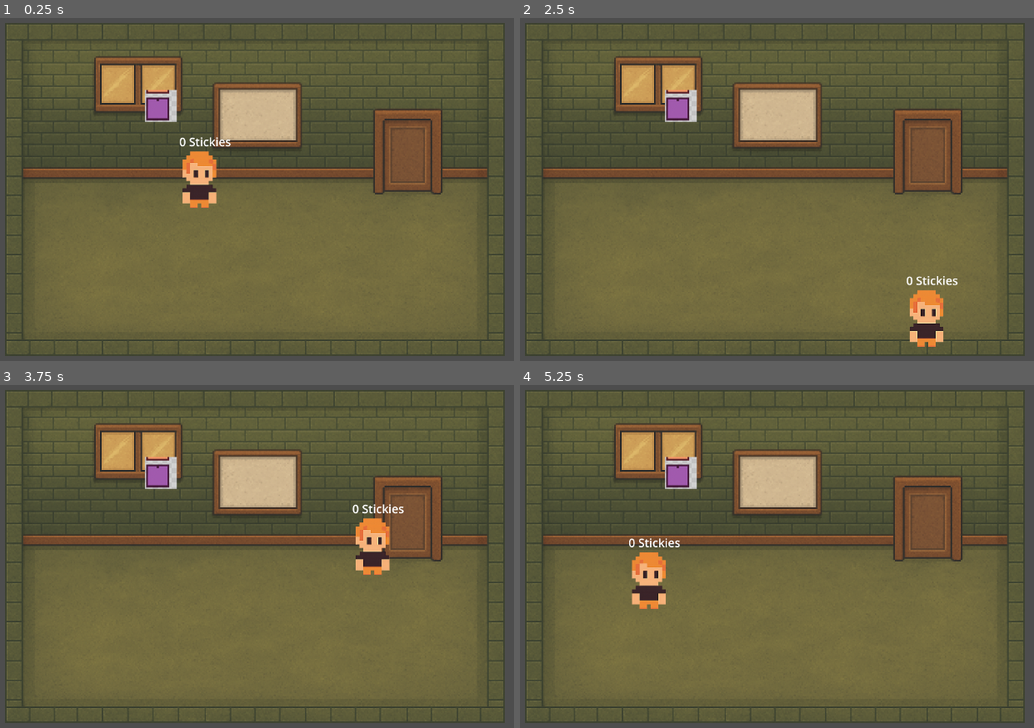
Above: before the commit, frames 1-4 (two rows, left to right).
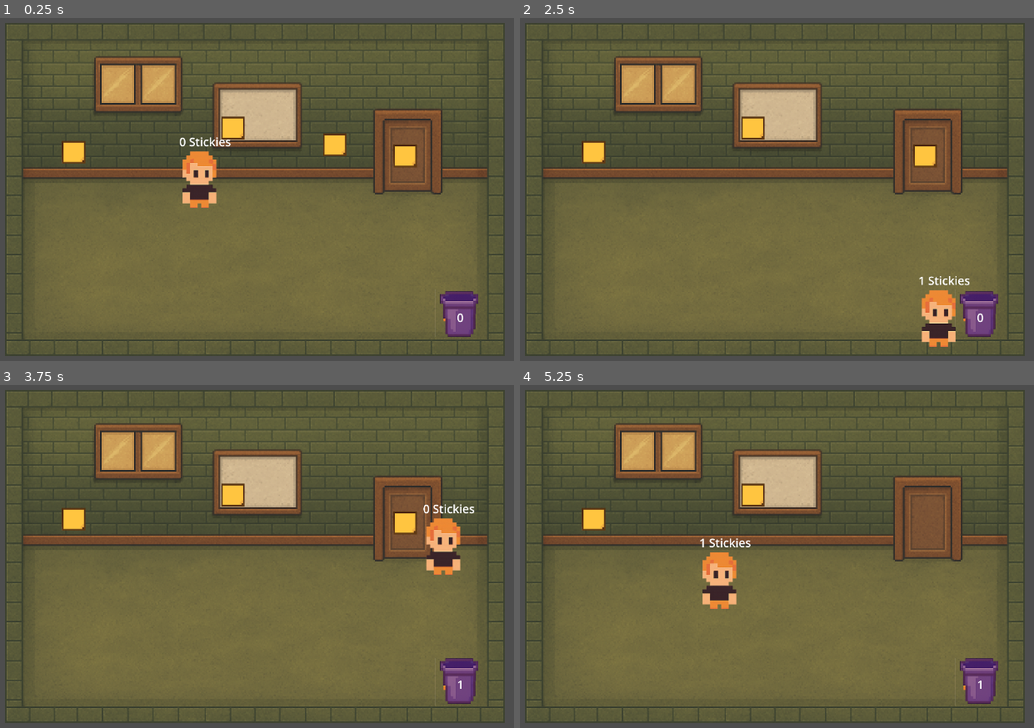
Above: after the commit, the same moments.

Repository: heimeshoff/ComoCamp-25-GameJam
Game: Godot game, scene res://game.tscn
The game is run twice, just before and just after one commit, with the same random seed, the same clock (stepped at 60 frames per second) and the same inputs.
Inputs:
- Up to frame 1 (0.25 s): no input
- Up to frame 2 (2.5 s): tap Enter at 0.5 s; hold Right (ui_right) 0.53-1.28 s; hold Down (ui_down) 1.28-2.03 s; hold Right (ui_right) from 2.03 s (still down)
- Up to frame 3 (3.75 s): release Right (ui_right) at 2.78 s; hold Up (ui_up) 2.78-3.53 s; hold Left (ui_left) from 3.53 s (still down)
- Up to frame 4 (5.25 s): release Left (ui_left) at 5.03 s; hold Down (ui_down) from 5.03 s (still down)

The runs differ from the first frame. In frame 1, 2.6% of the frame differs, in the area x 11-94%, y 20-93%; in frame 2, 3.5%; in frame 3, 4.4%; in frame 4, 4.2%.

Commit message:
Collect Stickies and gain Coins

Diff:
--- a/comocamp-25-gamejam/game.tscn
+++ b/comocamp-25-gamejam/game.tscn
@@ -1,17 +1,20 @@
-[gd_scene load_steps=12 format=3 uid="uid://dp3182scl32d"]
+[gd_scene load_steps=20 format=3 uid="uid://dp3182scl32d"]
 
 [ext_resource type="Texture2D" uid="uid://dpd6t0xb1di1f" path="res://media/empty_conference_room.png" id="1_e2o6t"]
 [ext_resource type="Script" uid="uid://cufy0tuq81tpi" path="res://player.gd" id="2_feb5d"]
 [ext_resource type="Texture2D" uid="uid://41s6frms1lml" path="res://media/character.png" id="3_feb5d"]
-[ext_resource type="Texture2D" uid="uid://dd2wjnei5f76a" path="res://media/9_stickies.png" id="4_fc0e3"]
+[ext_resource type="Texture2D" uid="uid://b6j0guotirt1k" path="res://media/yellow_sticky.png" id="4_fc0e3"]
+[ext_resource type="Texture2D" uid="uid://b0vjmb1207jg1" path="res://media/equipment_01.png" id="5_7jktm"]
+[ext_resource type="Script" uid="uid://u2ahlv7xupw0" path="res://trashcan.gd" id="5_ryrav"]
+[ext_resource type="Texture2D" uid="uid://chv4e1ir12gjj" path="res://media/comocamp_coin_pixel_art.png" id="7_eow3j"]
 
 [sub_resource type="RectangleShape2D" id="RectangleShape2D_feb5d"]
 resource_local_to_scene = true
-size = Vector2(1018.31, 312.889)
+size = Vector2(1507.56, 438.045)
 
 [sub_resource type="RectangleShape2D" id="RectangleShape2D_fc0e3"]
 resource_local_to_scene = true
-size = Vector2(1018.31, 73.9556)
+size = Vector2(1513.24, 73.9556)
 
 [sub_resource type="RectangleShape2D" id="RectangleShape2D_7jktm"]
 resource_local_to_scene = true
@@ -25,9 +28,53 @@
 
 [sub_resource type="Theme" id="Theme_fc0e3"]
 
+[sub_resource type="CircleShape2D" id="CircleShape2D_ryrav"]
+radius = 105.7
+
 [sub_resource type="RectangleShape2D" id="RectangleShape2D_ryrav"]
 size = Vector2(248, 248)
 
+[sub_resource type="CircleShape2D" id="CircleShape2D_7jktm"]
+radius = 76.99
+
+[sub_resource type="Animation" id="Animation_eow3j"]
+resource_name = "coin"
+length = 0.833342
+step = 0.0833333
+tracks/0/type = "value"
+tracks/0/imported = false
+tracks/0/enabled = true
+tracks/0/path = NodePath("Coin:position")
+tracks/0/interp = 1
+tracks/0/loop_wrap = true
+tracks/0/keys = {
+"times": PackedFloat32Array(0, 0.347079, 0.833342),
+"transitions": PackedFloat32Array(1, 1, 1),
+"update": 0,
+"values": [Vector2(1600, 1248), Vector2(1592, 992), Vector2(1600, 1256)]
+}
+
+[sub_resource type="Animation" id="Animation_j5wjh"]
+length = 0.001
+tracks/0/type = "value"
+tracks/0/imported = false
+tracks/0/enabled = true
+tracks/0/path = NodePath("Coin:position")
+tracks/0/interp = 1
+tracks/0/loop_wrap = true
+tracks/0/keys = {
+"times": PackedFloat32Array(0),
+"transitions": PackedFloat32Array(1),
+"update": 0,
+"values": [Vector2(1600, 1248)]
+}
+
+[sub_resource type="AnimationLibrary" id="AnimationLibrary_vef74"]
+_data = {
+&"RESET": SubResource("Animation_j5wjh"),
+&"coin": SubResource("Animation_eow3j")
+}
+
 [node name="Game" type="Node2D"]
 
 [node name="Room" type="StaticBody2D" parent="."]
@@ -38,26 +85,27 @@
 texture = ExtResource("1_e2o6t")
 
 [node name="CollisionShape2D" type="CollisionShape2D" parent="Room"]
-position = Vector2(716, 228)
+position = Vector2(724, 316)
 scale = Vector2(1.40625, 1.40625)
 shape = SubResource("RectangleShape2D_feb5d")
 
 [node name="CollisionShape2D2" type="CollisionShape2D" parent="Room"]
-position = Vector2(736, 1452)
+position = Vector2(728, 1452)
 scale = Vector2(1.40625, 1.40625)
 shape = SubResource("RectangleShape2D_fc0e3")
 
 [node name="CollisionShape2D3" type="CollisionShape2D" parent="Room"]
-position = Vector2(1486, 742)
+position = Vector2(1800, 728)
 scale = Vector2(1.40625, 1.40625)
 shape = SubResource("RectangleShape2D_7jktm")
 
 [node name="CollisionShape2D4" type="CollisionShape2D" parent="Room"]
-position = Vector2(-47.9999, 752)
+position = Vector2(-344, 752)
 scale = Vector2(1.40625, 1.40625)
 shape = SubResource("RectangleShape2D_7jktm")
 
 [node name="Player" type="CharacterBody2D" parent="."]
+unique_name_in_owner = true
 z_index = 20
 position = Vector2(456, 640)
 script = ExtResource("2_feb5d")
@@ -87,6 +135,13 @@
 theme_override_font_sizes/font_size = 50
 text = "0 Sticky"
 
+[node name="Dump" type="Area2D" parent="Player"]
+collision_mask = 4
+
+[node name="CollisionShape2D" type="CollisionShape2D" parent="Player/Dump"]
+position = Vector2(16, 16)
+shape = SubResource("CircleShape2D_ryrav")
+
 [node name="Camera2D" type="Camera2D" parent="."]
 position = Vector2(744, 688)
 zoom = Vector2(0.4, 0.4)
@@ -94,18 +149,90 @@
 [node name="Sticky Notes" type="Node2D" parent="."]
 
 [node name="StickyNote" type="StaticBody2D" parent="Sticky Notes"]
-position = Vector2(312, 352)
+position = Vector2(624, 448)
 scale = Vector2(0.4, 0.4)
 collision_layer = 2
 
 [node name="Sprite2D" type="Sprite2D" parent="Sticky Notes/StickyNote"]
-texture = ExtResource("4_fc0e3")
+scale = Vector2(4, 4)
+texture = ExtResource("4_fc0e3")
+
+[node name="CollisionShape2D" type="CollisionShape2D" parent="Sticky Notes/StickyNote"]
+position = Vector2(-1.90735e-05, 1.90735e-05)
+shape = SubResource("RectangleShape2D_ryrav")
+
+[node name="StickyNote2" type="StaticBody2D" parent="Sticky Notes"]
+position = Vector2(1064, 520)
+scale = Vector2(0.4, 0.4)
+collision_layer = 2
+
+[node name="Sprite2D" type="Sprite2D" parent="Sticky Notes/StickyNote2"]
+scale = Vector2(4, 4)
+texture = ExtResource("4_fc0e3")
+
+[node name="CollisionShape2D" type="CollisionShape2D" parent="Sticky Notes/StickyNote2"]
+position = Vector2(-1.90735e-05, 1.90735e-05)
+shape = SubResource("RectangleShape2D_ryrav")
+
+[node name="StickyNote3" type="StaticBody2D" parent="Sticky Notes"]
+position = Vector2(-63.9999, 552)
+scale = Vector2(0.4, 0.4)
+collision_layer = 2
+
+[node name="Sprite2D" type="Sprite2D" parent="Sticky Notes/StickyNote3"]
+scale = Vector2(4, 4)
+texture = ExtResource("4_fc0e3")
+
+[node name="CollisionShape2D" type="CollisionShape2D" parent="Sticky Notes/StickyNote3"]
+position = Vector2(-1.90735e-05, 1.90735e-05)
+shape = SubResource("RectangleShape2D_ryrav")
+
+[node name="StickyNote4" type="StaticBody2D" parent="Sticky Notes"]
+position = Vector2(1368, 568)
+scale = Vector2(0.4, 0.4)
+collision_layer = 2
+
+[node name="Sprite2D" type="Sprite2D" parent="Sticky Notes/StickyNote4"]
+scale = Vector2(4, 4)
+texture = ExtResource("4_fc0e3")
+
+[node name="CollisionShape2D" type="CollisionShape2D" parent="Sticky Notes/StickyNote4"]
+position = Vector2(-1.90735e-05, 1.90735e-05)
+shape = SubResource("RectangleShape2D_ryrav")
+
+[node name="Trashcan" type="StaticBody2D" parent="."]
+collision_layer = 4
+script = ExtResource("5_ryrav")
+
+[node name="CollisionShape2D" type="CollisionShape2D" parent="Trashcan"]
+position = Vector2(1600, 1232)
+shape = SubResource("CircleShape2D_7jktm")
+
+[node name="Coin" type="Sprite2D" parent="Trashcan"]
+position = Vector2(1600, 1248)
+scale = Vector2(0.2, 0.2)
+texture = ExtResource("7_eow3j")
+
+[node name="Sprite2D" type="Sprite2D" parent="Trashcan"]
+position = Vector2(1624, 1296)
+texture = ExtResource("5_7jktm")
 hframes = 3
 vframes = 3
 frame = 5
 
-[node name="CollisionShape2D" type="CollisionShape2D" parent="Sticky Notes/StickyNote"]
-position = Vector2(-36, 36)
-shape = SubResource("RectangleShape2D_ryrav")
+[node name="Label" type="Label" parent="Trashcan"]
+offset_left = 1592.0
+offset_top = 1232.0
+offset_right = 1775.0
+offset_bottom = 1301.0
+theme = SubResource("Theme_fc0e3")
+theme_override_font_sizes/font_size = 50
+text = "0"
+
+[node name="AnimationPlayer" type="AnimationPlayer" parent="Trashcan"]
+libraries = {
+&"": SubResource("AnimationLibrary_vef74")
+}
 
 [connection signal="body_entered" from="Player/Pickup" to="Player" method="_on_pickup_body_entered"]
+[connection signal="body_entered" from="Player/Dump" to="Player" method="_on_dump_body_entered"]
--- a/comocamp-25-gamejam/player.gd
+++ b/comocamp-25-gamejam/player.gd
@@ -5,6 +5,7 @@
 
 var collectied_stickies := 0
 
+signal DropOff(value:int)
 
 func _process(_delta: float) -> void:
 	move_and_slide()
@@ -38,3 +39,8 @@
 func _on_pickup_body_entered(body: Node2D) -> void:
 	collectied_stickies += 1
 	body.queue_free()
+
+
+func _on_dump_body_entered(body: Node2D) -> void:
+	DropOff.emit(collectied_stickies)
+	collectied_stickies = 0
--- a/comocamp-25-gamejam/project.godot
+++ b/comocamp-25-gamejam/project.godot
@@ -21,3 +21,9 @@
 
 window/size/mode=2
 window/stretch/mode="viewport"
+
+[layer_names]
+
+2d_physics/layer_1="Walls"
+2d_physics/layer_2="Stickies"
+2d_physics/layer_3="Trash"
--- /dev/null
+++ b/comocamp-25-gamejam/trashcan.gd
@@ -0,0 +1,14 @@
+extends StaticBody2D
+
+
+var dropped_stickies := 0
+
+func _ready() -> void:
+	%Player.DropOff.connect(func(v):
+		dropped_stickies += v
+		$AnimationPlayer.play("coin")
+		)
+
+
+func _process(delta: float) -> void:
+	$Label.text = str(dropped_stickies)
Not shown, added: comocamp-25-gamejam/media/comocamp-coin.png.import
Not shown, added: comocamp-25-gamejam/media/comocamp_coin_pixel_art.png.import
Not shown, added: comocamp-25-gamejam/media/equipment_01.png.import
Not shown, added: comocamp-25-gamejam/media/yellow_sticky.png.import
Not shown, added: comocamp-25-gamejam/trashcan.gd.uid
